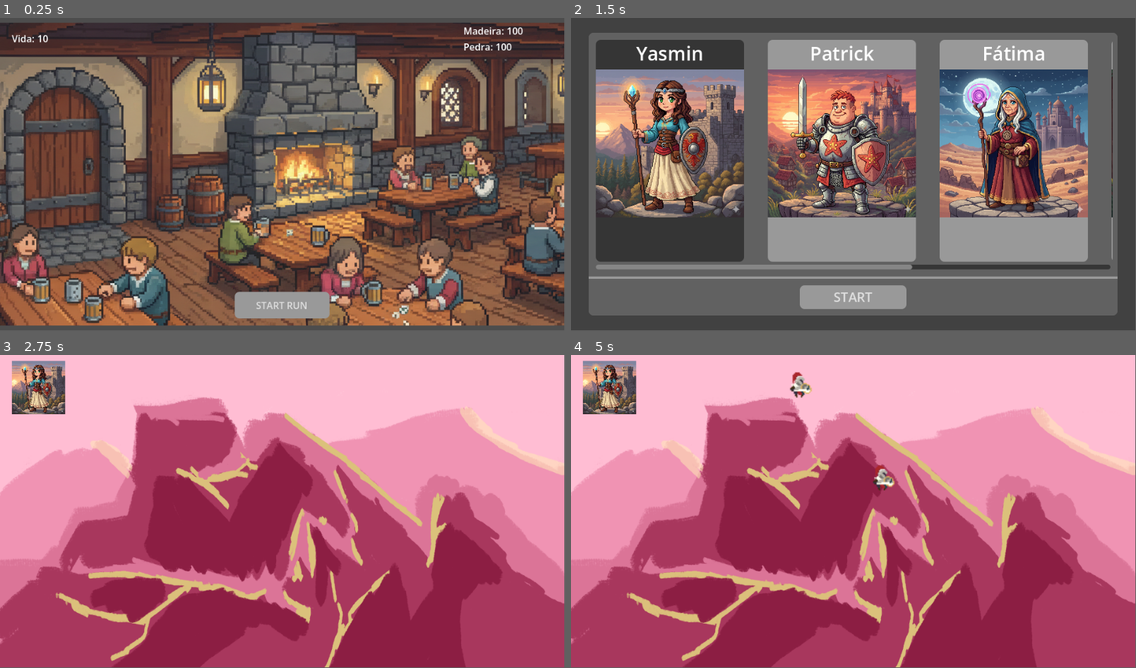
Above: before the commit, frames 1-4 (two rows, left to right).
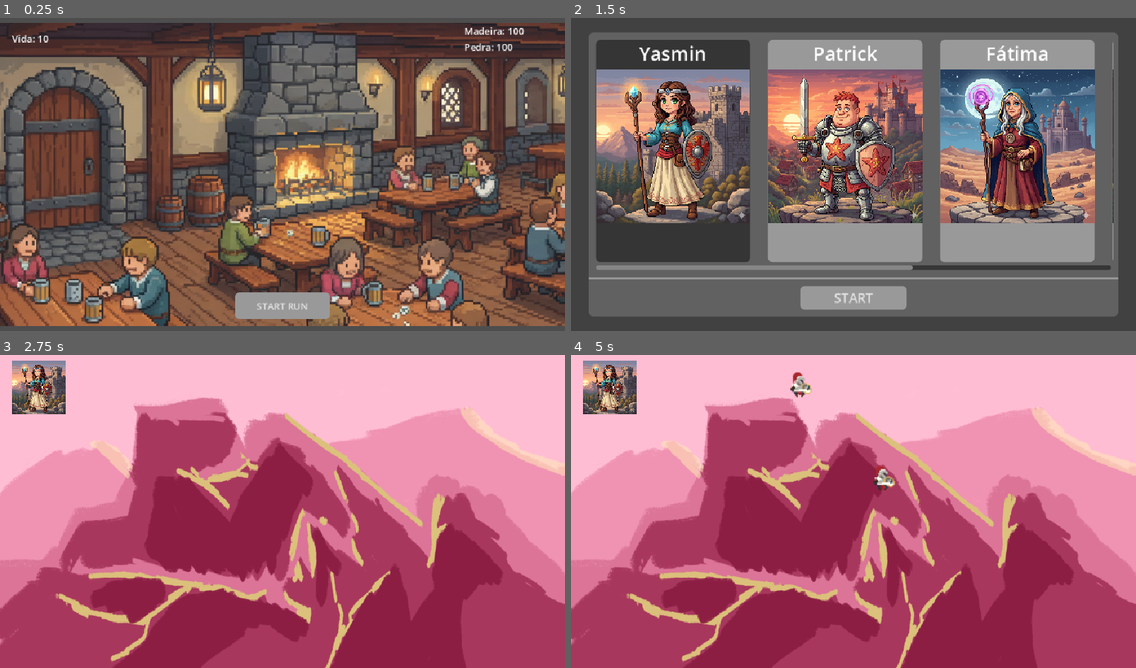
Above: after the commit, the same moments.

Repository: Angreen1623/Rogue-Defense
Game: Godot game, scene res://view/scenes/GuildScene/GuildScene.tscn
The game is run twice, just before and just after one commit, with the same random seed, the same clock (stepped at 60 frames per second) and the same inputs. The engine's default icon, where the game draws it, is replaced by a stand-in: a white triangle on a blue panel in a dark square.
Inputs (mouse positions are in pixels of both pictures, inside the frame that each line leads up to):
- Up to frame 1 (0.25 s): no input
- Up to frame 2 (1.5 s): click "START RUN" at 0.5 s; click (672, 149) at 1.27 s
- Up to frame 3 (2.75 s): click "START" at 2 s
- Up to frame 4 (5 s): tap Enter at 2.75 s; hold Right (ui_right) 2.78-3.53 s; hold Left (ui_left) 3.53-4.28 s; hold Right (ui_right) from 4.28 s (still down)
In our replay, the window is 799x443 before the commit and 800x444 after it. These sizes can differ from the game's own. Grey fills any space a smaller window leaves; there, only what the larger window draws over its background counts as a difference.

The runs differ from the first frame. In frame 1, 8.6% of the frame differs, in the area x 0-100%, y 1-99%; in frame 2, 27%, in the area x 3-97%, y 5-96%; in frame 3, 2.0%; in frame 4, 2.2%.

Commit message:
fixing fullscreen UI

Diff:
--- a/project.godot
+++ b/project.godot
@@ -19,6 +19,8 @@
 
 window/size/viewport_width=952
 window/size/viewport_height=528
+window/size/mode=3
+window/stretch/mode="canvas_items"
 
 [physics]
 
--- a/view/ui/SelectingNpcs/SelectingNpcs.gd
+++ b/view/ui/SelectingNpcs/SelectingNpcs.gd
@@ -32,7 +32,7 @@
 }
 
 
-@onready var model_npc_container: AspectRatioContainer = %ModelNpcContainer
+@onready var model_npc_button: Button = %ModelNpcButton
 @onready var start_buttton = "$Panel/Panel/VBoxContainer/Panel2/Start"
 @onready var npcs_buttons_container: HBoxContainer = %NpcsButtonsContainer
 
@@ -59,8 +59,7 @@
 
 func generate_buttons():
 	for npc in available_npcs:
-		var npc_button_container = get_npc_button_model()
-		var npc_button = npc_button_container.get_node("./ModelNpcButton")
+		var npc_button = get_npc_button_model()
 		var key = npc.id
 
 		var label: Label = npc_button.get_node("VBoxContainer/Label")
@@ -72,13 +71,13 @@
 
 		buttons.get_or_add(key, npc_button)
 
-		npcs_buttons_container.add_child(npc_button_container)
+		npcs_buttons_container.add_child(npc_button)
 		npc_button.pressed.connect(_on_npc_button_pressed.bind(npc_button))
 
-func get_npc_button_model() -> AspectRatioContainer:
-	var npc_button_container = model_npc_container.duplicate()
-	npc_button_container.show()
-	return npc_button_container
+func get_npc_button_model() -> Button:
+	var npc_button = model_npc_button.duplicate()
+	npc_button.show()
+	return npc_button
 
 func add_npc(npc_id):
 	if selected_npcs_count >= max_npcs_selected:
--- a/view/ui/SelectingNpcs/SelectingNpcs.tscn
+++ b/view/ui/SelectingNpcs/SelectingNpcs.tscn
@@ -115,23 +115,17 @@
 size_flags_vertical = 3
 theme_override_constants/separation = 30
 
-[node name="ModelNpcContainer" type="AspectRatioContainer" parent="Panel/Panel/VBoxContainer/Panel/ScrollContainer/NpcsButtonsContainer" unique_id=727868962]
+[node name="ModelNpcButton" type="Button" parent="Panel/Panel/VBoxContainer/Panel/ScrollContainer/NpcsButtonsContainer" unique_id=68469892]
 unique_name_in_owner = true
 visible = false
-custom_minimum_size = Vector2(260.905, 0)
-layout_mode = 2
-ratio = 0.6667
-stretch_mode = 1
-alignment_horizontal = 0
-
-[node name="ModelNpcButton" type="Button" parent="Panel/Panel/VBoxContainer/Panel/ScrollContainer/NpcsButtonsContainer/ModelNpcContainer" unique_id=68469892]
+custom_minimum_size = Vector2(260, 0)
 layout_mode = 2
 theme_override_styles/normal = ExtResource("2_ihkuh")
 theme_override_styles/pressed = ExtResource("3_lnf3b")
 theme_override_styles/hover = ExtResource("4_01lgq")
 toggle_mode = true
 
-[node name="VBoxContainer" type="VBoxContainer" parent="Panel/Panel/VBoxContainer/Panel/ScrollContainer/NpcsButtonsContainer/ModelNpcContainer/ModelNpcButton" unique_id=1954216694]
+[node name="VBoxContainer" type="VBoxContainer" parent="Panel/Panel/VBoxContainer/Panel/ScrollContainer/NpcsButtonsContainer/ModelNpcButton" unique_id=1954216694]
 layout_mode = 1
 anchors_preset = 15
 anchor_right = 1.0
@@ -140,7 +134,7 @@
 grow_vertical = 2
 theme_override_constants/separation = 5
 
-[node name="Label" type="Label" parent="Panel/Panel/VBoxContainer/Panel/ScrollContainer/NpcsButtonsContainer/ModelNpcContainer/ModelNpcButton/VBoxContainer" unique_id=1064290327]
+[node name="Label" type="Label" parent="Panel/Panel/VBoxContainer/Panel/ScrollContainer/NpcsButtonsContainer/ModelNpcButton/VBoxContainer" unique_id=1064290327]
 layout_mode = 2
 theme_override_font_sizes/font_size = 32
 text = "<NPC NAME>"
@@ -148,7 +142,7 @@
 clip_text = true
 text_overrun_behavior = 5
 
-[node name="TextureRect" type="TextureRect" parent="Panel/Panel/VBoxContainer/Panel/ScrollContainer/NpcsButtonsContainer/ModelNpcContainer/ModelNpcButton/VBoxContainer" unique_id=1595556087]
+[node name="TextureRect" type="TextureRect" parent="Panel/Panel/VBoxContainer/Panel/ScrollContainer/NpcsButtonsContainer/ModelNpcButton/VBoxContainer" unique_id=1595556087]
 layout_mode = 2
 texture = ExtResource("5_xolgm")
 expand_mode = 4
